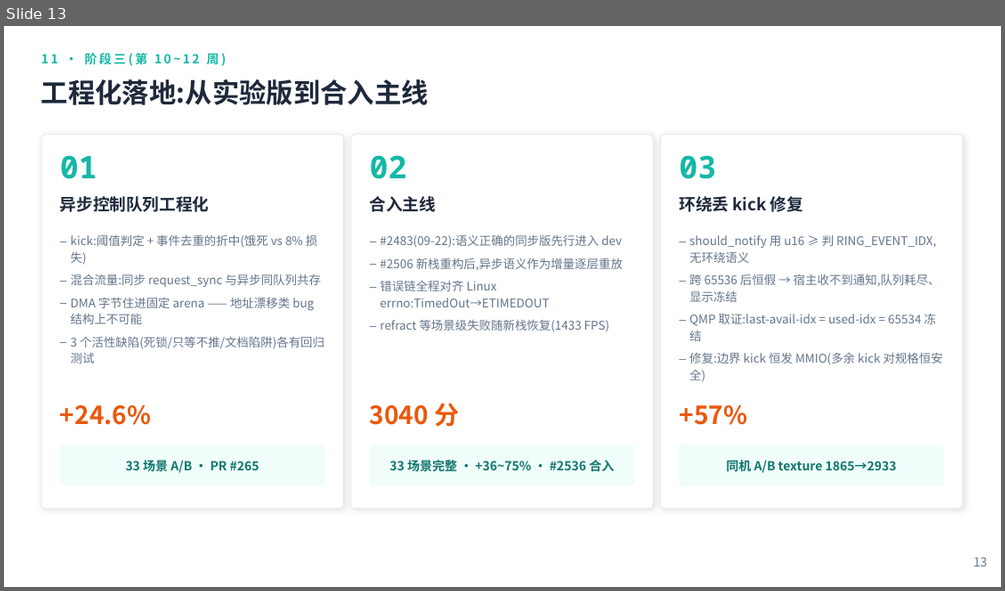
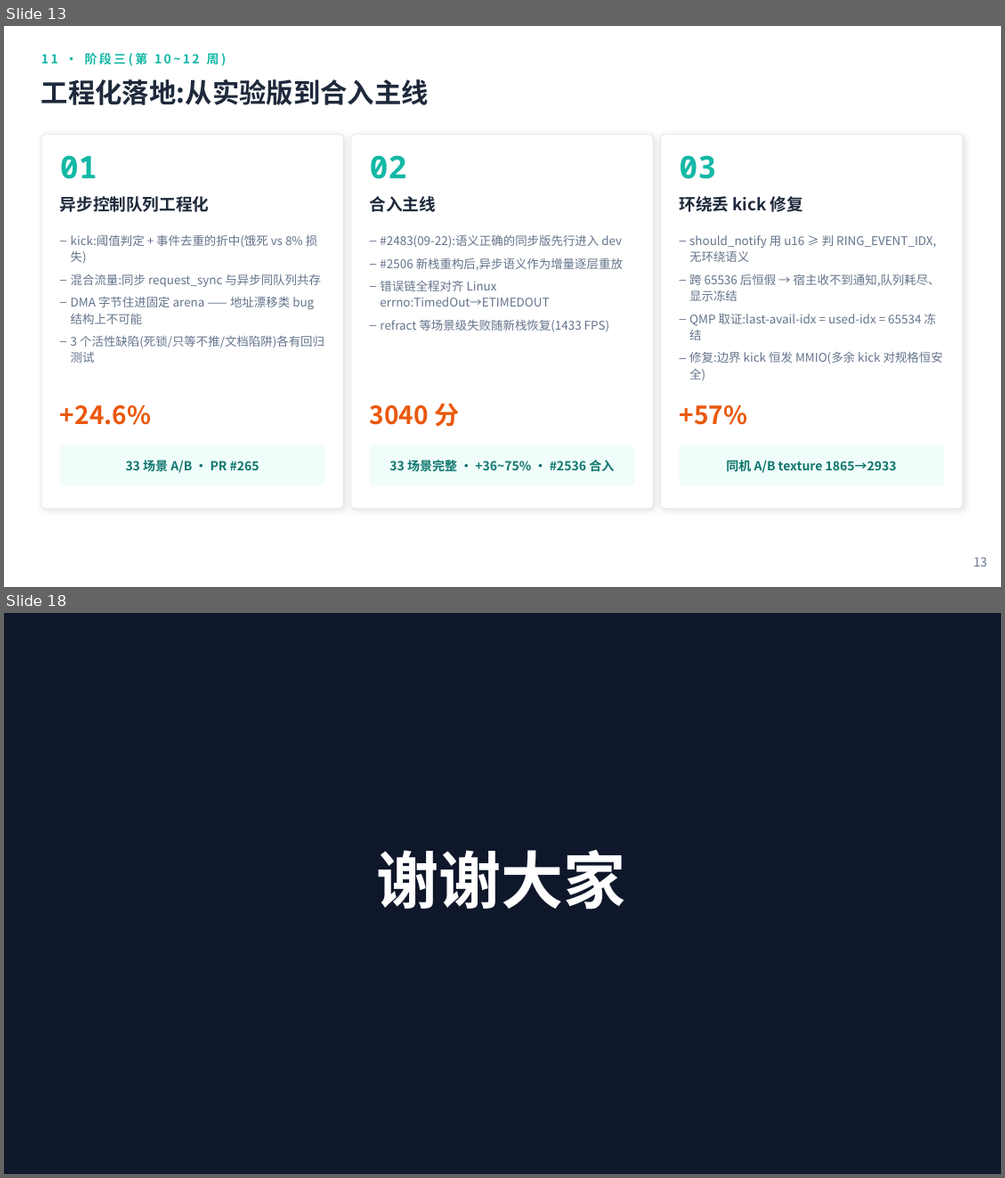
Before and after one commit to zyc107109102/tgoskits, a slide deck: 报告ppt.pptx. Shown one above the other, each under a label of ours: slide 13 before the commit, slides 13 and 18 after it; the slides between them are not shown. The pictures are 1005x591 and 1005x1178 pixels, drawn with LibreOffice and Linux fonts; fonts in the diff are those of the drawing. Boxes give left, top, right and bottom in pixels: in the first picture for what was removed or moved away, otherwise in the second. Text is boxed around its words. In the diff, an @@ line names an element or a change of style, - is before the commit and + after.

Commit message:
docs: update defense deck and add virgl demo video
替换答辩演示文稿为 10-04 答辩后定稿版(os-internship-defense.pptx):
第 8 页重新聚焦、第 18 页删除宿主侧丢完成表述、第 16 页跨层合同
改为 GPU 用途,与 dev 线 virgl 等待改造(#2557)合入后的终态一致。

在 apps/starry/virgl-test/ 新增 virgl-demo-20261011.mp4 演示视频:
StarryOS virgl-test 上 spicy 远程显示与 glmark2-es2 wayland 实跑,
与既有 virgl-review-20260922.gif 同目录存放。

```diff
--- a/报告ppt.pptx
+++ b/报告ppt.pptx
@@ slide 18 added at [4, 613, 1001, 1174], background #0F172A @@
@@ text added at [377, 850, 626, 909], 60 pt, text #FFFFFF, bold @@
+谢谢大家
```
Also in this commit, not shown: 9 slides changed, 2 slides removed, 1 other file.
